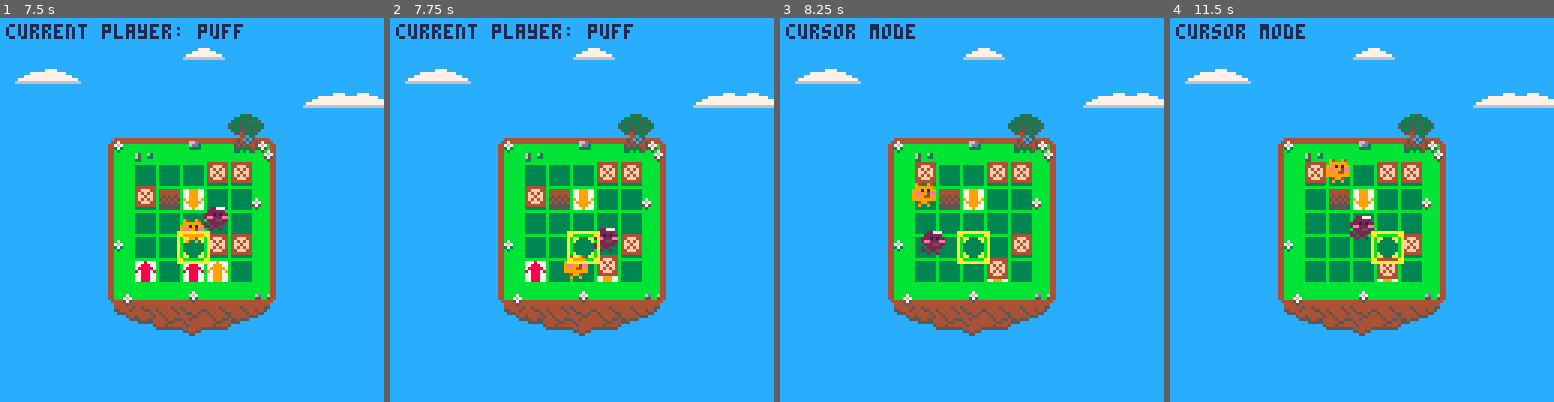
Above: before the commit, frames 1-4 (left to right).
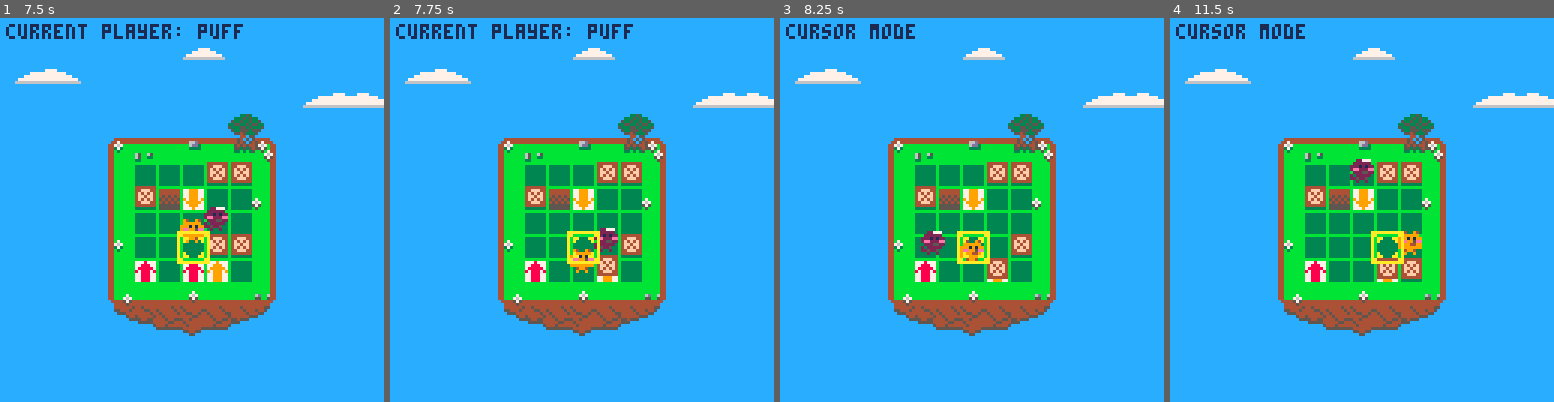
Above: after the commit, the same moments.

Repository: accidentalrebel/pico8-pop-puff
Game: PICO-8 cartridge pop-puff.p8
The game is run twice, just before and just after one commit, with the same random seed, the same clock (stepped at 60 frames per second) and the same inputs.
Inputs:
- Up to frame 1 (7.5 s): tap O (Z key) at 0.33, 1.07, 2.22, 3.72, 5.22, 6.72 s; tap Down at 0.7 s; tap X (X key) at 1.43, 2.07, 2.82, 3.57, 4.32, 5.07, 5.82, 6.57, 7.32 s; hold Up 1.97-2.63 s; hold Right 2.68-3.02 s; hold Down 3.07-3.73 s; hold Left 3.78-4.12 s; hold Up 4.17-4.5 s; hold Left 4.55-5.05 s; hold Right 5.1-5.93 s; hold Up 5.98-6.65 s; hold Right 6.7-7.03 s; hold Down from 7.08 s (still down)
- Up to frame 2 (7.75 s): keep holding Down
- Up to frame 3 (8.25 s): release Down at 7.75 s; hold Left 7.8-8.13 s; tap X (X key) at 8.07 s; hold Up from 8.18 s (still down); tap O (Z key) at 8.22 s
- Up to frame 4 (11.5 s): release Up at 8.52 s; hold Left 8.57-9.07 s; tap X (X key) every 0.75 s from 8.82 to 11.07 s; hold Right 9.12-9.95 s; tap O (Z key) at 9.72, 11.22 s; hold Up 10-10.67 s; hold Right 10.72-11.05 s; hold Down from 11.1 s (still down)

Frame 1 is identical in both runs. In frame 2, 0.3% of the frame differs, in the area x 45-54%, y 60-68%; in frame 3, 1.2%; in frame 4, 2.3%, in the area x 35-66%, y 36-69%.

Commit message:
Can now rotate and update the pointing.

Diff:
--- a/pop-puff.p8
+++ b/pop-puff.p8
@@ -444,6 +444,13 @@
 	 arrow.spr = _spr_arrow_p
       end
    end
+
+   if arrow.tag == _arrow then
+      arrow.pointing = arrow.spr - _spr_arrow + 1
+   elseif arrow.tag == _arrow_p then
+      arrow.pointing = arrow.spr - _spr_arrow_p + 1
+   end
+   printh("arrow.pointing: "..arrow.pointing)
 end
 
 function _update()
@@ -787,6 +794,9 @@
 
 
 
+__gff__
+0000000000000000000000000000000000000000000000000000000000000000000000000000000000000000000000000000000000000000000000000000000000000000000000000000000000000000000000000000000000000000000000000000000000000000000000000000000000000000000000000000000000000000
+0000000000000000000000000000000000000000000000000000000000000000000000000000000000000000000000000000000000000000000000000000000000000000000000000000000000000000000000000000000000000000000000000000000000000000000000000000000000000000000000000000000000000000
 __map__
 0808080808080808080808080808080800000000000000000000000000000000000000000000000000000000000000000000000000000000000000000000000000000000000000000000000000000000000000000000000000000000000000000000000000000000000000000000000000000000000000000000000000000000
 08080808080808090b0808080808080800000000000000000000000000000000000000000000000000000000000000000000000000000000000000000000000000000000000000000000000000000000000000000000000000000000000000000000000000000000000000000000000000000000000000000000000000000000
Not shown, changed: the sound effects (__sfx__) section of pop-puff.p8
